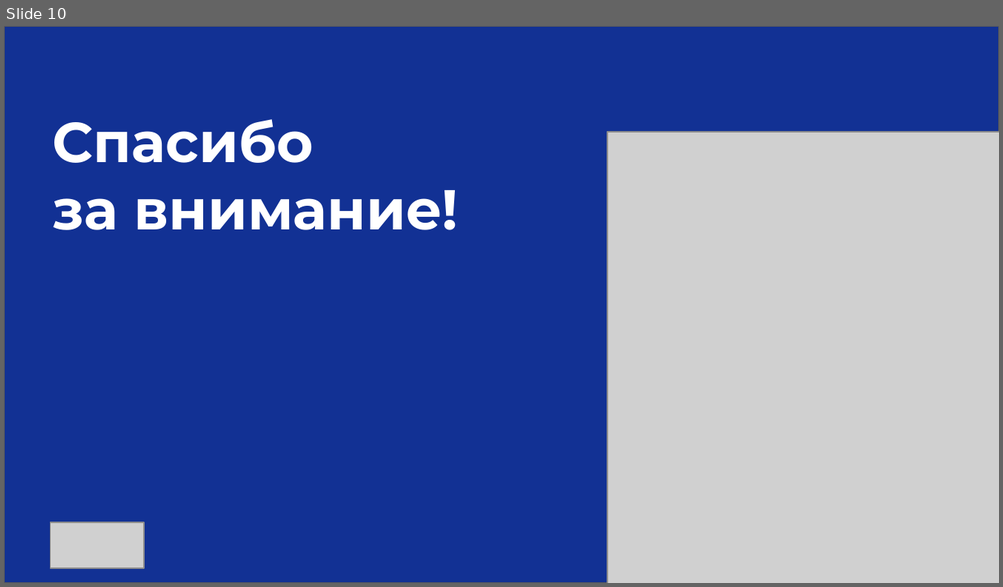
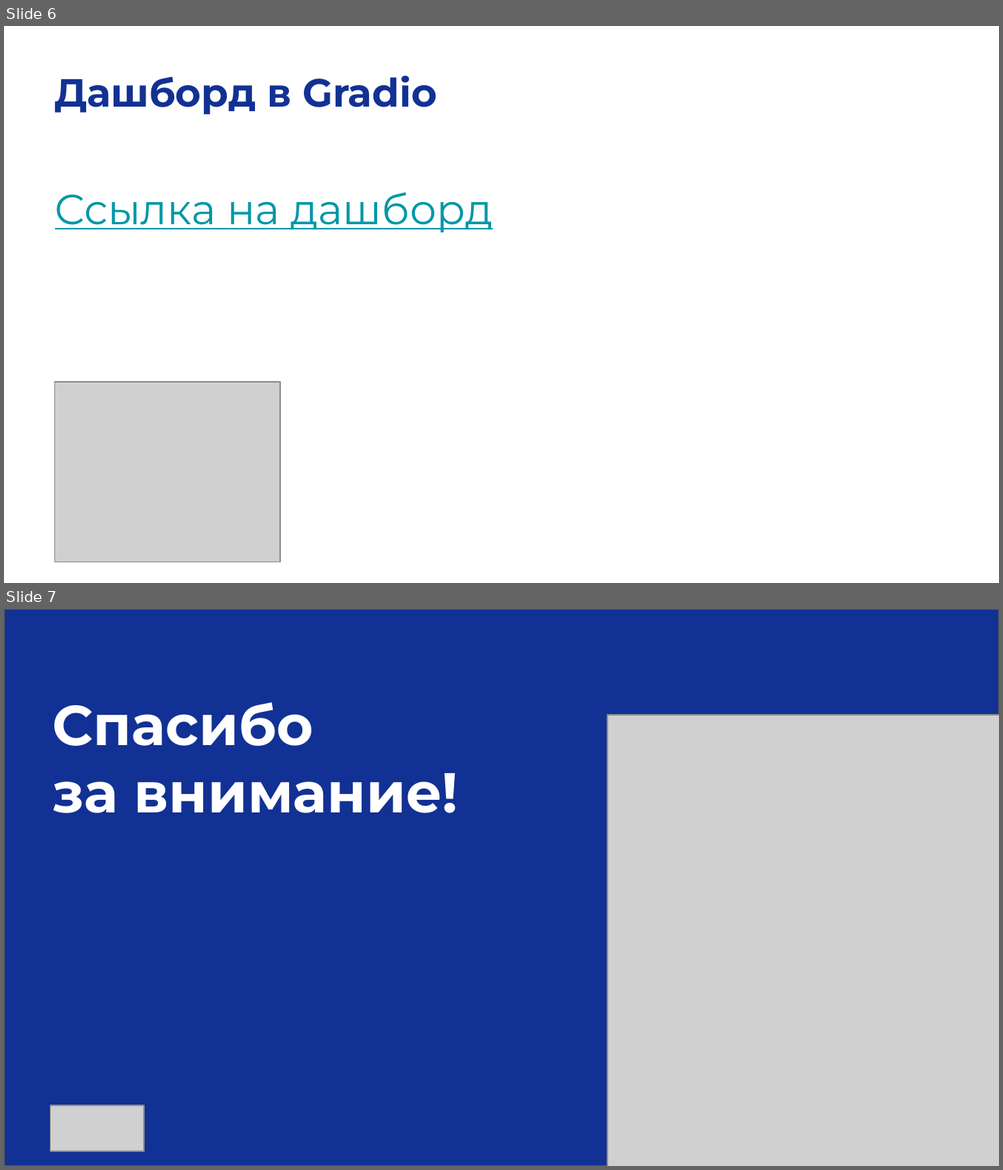
Before and after one commit to katePPkate/Project_Practicum_2025, a slide deck: Checkpoint3_team 20_Ваганов_Валова_Волык.pptx. Shown one above the other, each under a label of ours: slide 10 before the commit, slides 6 and 7 after it. The pictures are 1003x587 and 1003x1170 pixels, drawn with LibreOffice and Linux fonts; fonts in the diff are those of the drawing; grey boxes stand for pictures. Boxes give left, top, right and bottom in pixels: in the first picture for what was removed or moved away, otherwise in the second. Text is boxed around its words. In the diff, an @@ line names an element or a change of style, - is before the commit and + after.

Commit message:
add gradio dashboard

```diff
--- a/Checkpoint3_team 20_Ваганов_Валова_Волык.pptx
+++ b/Checkpoint3_team 20_Ваганов_Валова_Волык.pptx
@@ slide 6 added at [4, 26, 999, 583], background #FFFFFF @@
@@ text added at [55, 76, 437, 115], 28 pt, text #123194, bold @@
+Дашборд в Gradio
@@ text added at [55, 192, 493, 232], 30 pt, text #0097A7, underline @@
+Ссылка на дашборд
@@ picture added at [54, 382, 280, 562] @@
@@ what was slide 10 is now slide 7 @@
```
Also in this commit, not shown: 1 slide changed, 4 other slides added, 8 slides removed, 3 other files.
